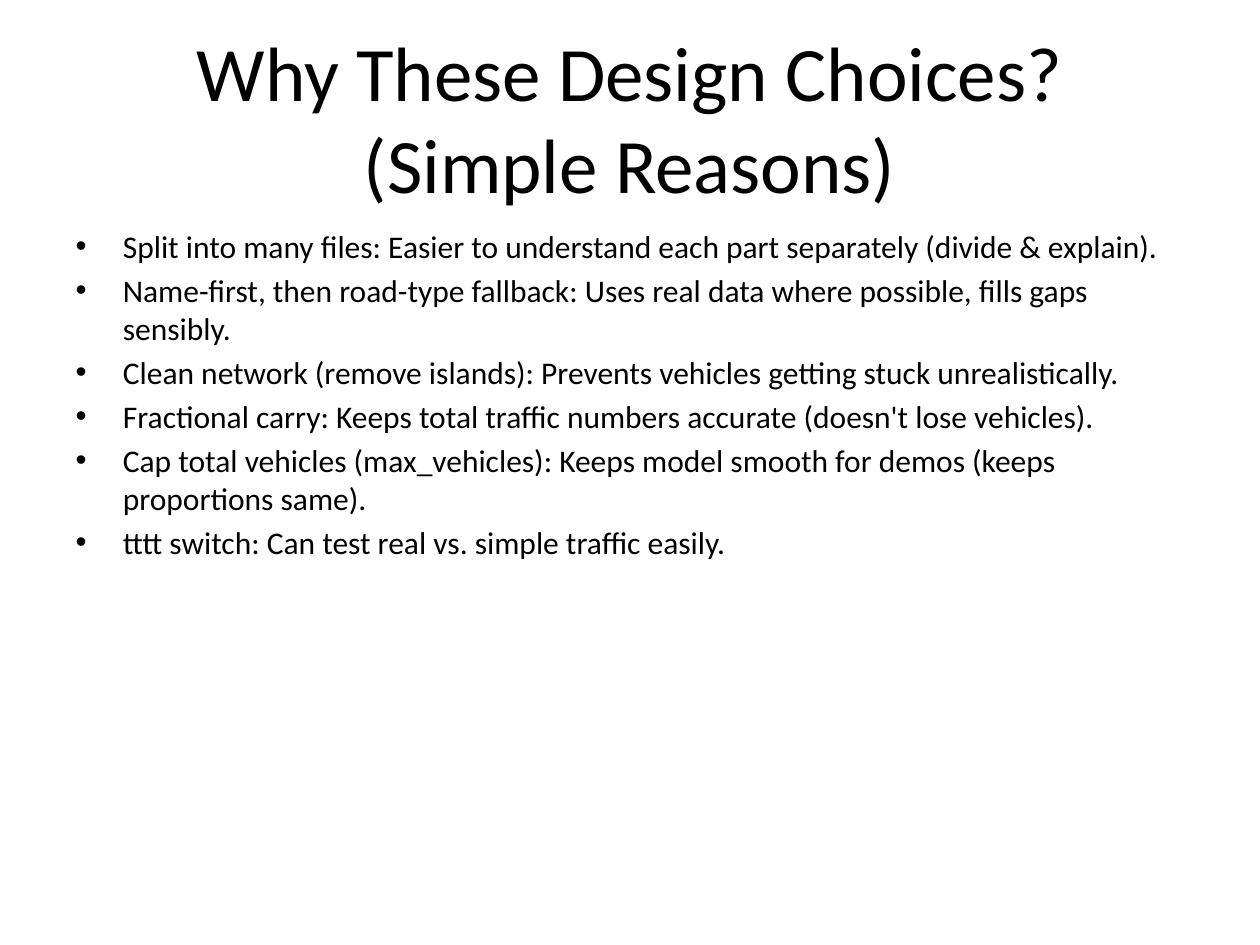
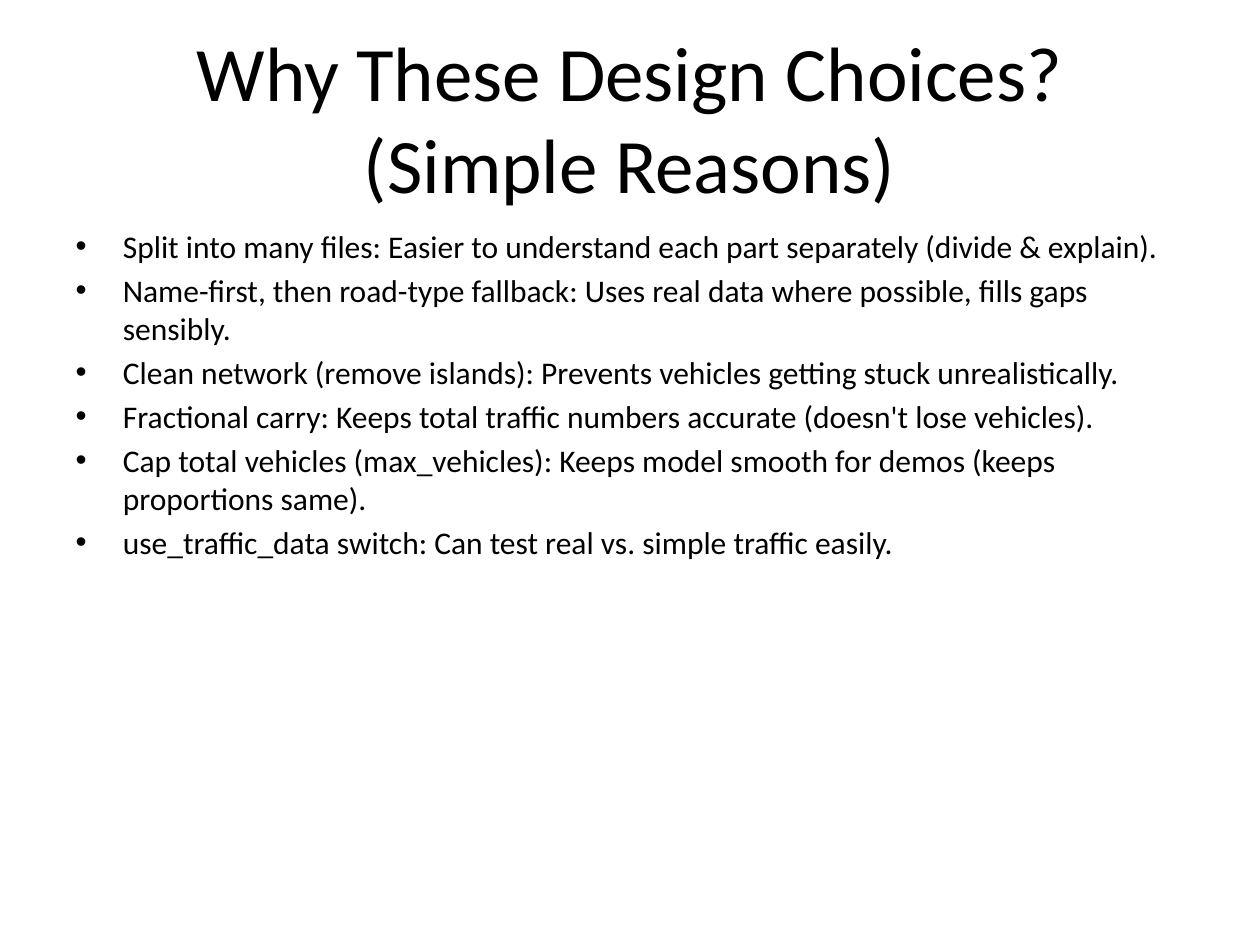
Before and after one commit to hqnghi88/PenangAir, a slide deck: slide 30 of PenangAir_Tutorial_NonProgrammer_Fixed.pptx (slide 29 before the commit). Drawn at 1260x945 pixels with LibreOffice and Linux fonts; fonts in the diff are those of the drawing. Boxes give left, top, right and bottom in pixels: in the first picture for what was removed or moved away, otherwise in the second. Text is boxed around its words. In the diff, an @@ line names an element or a change of style, - is before the commit and + after.

Commit message:
Refactor traffic and pollution models for improved data handling and visualization; remove deprecated code and enhance UI layout

```diff
--- a/PenangAir_Tutorial_NonProgrammer_Fixed.pptx
+++ b/PenangAir_Tutorial_NonProgrammer_Fixed.pptx
@@ text at (123,532,893,559): text changed @@
-• tttt switch: Can test real vs. simple traffic easily.
+• use_traffic_data switch: Can test real vs. simple traffic easily.
```
Also in this commit, not shown: 2 other slides changed, 1 slide added, 7 other files.
